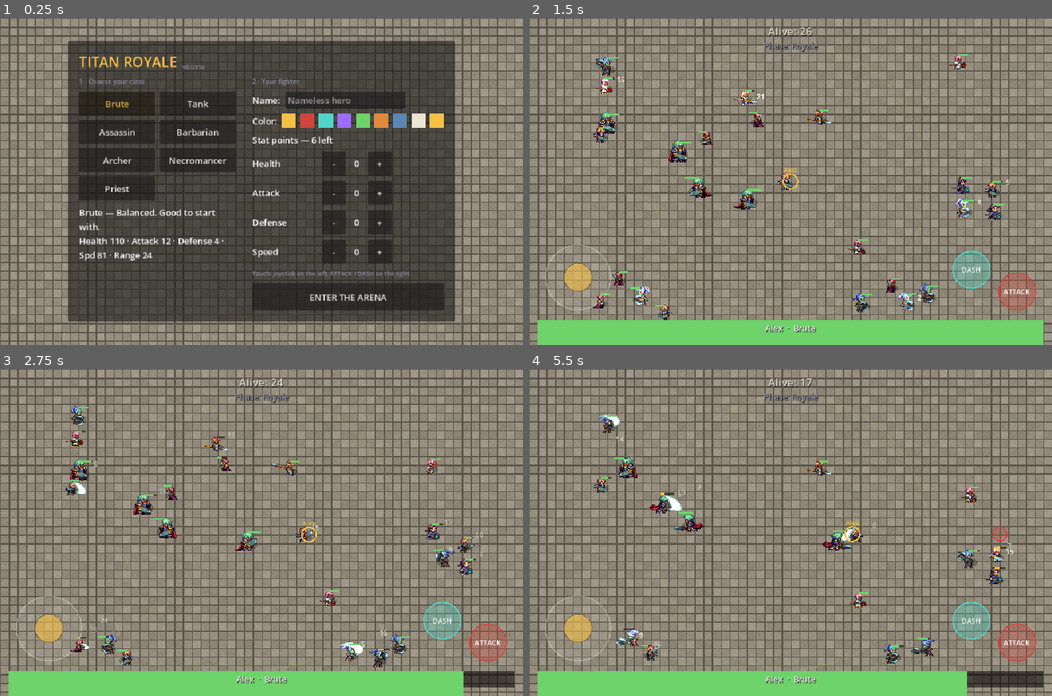
Above: before the commit, frames 1-4 (two rows, left to right).
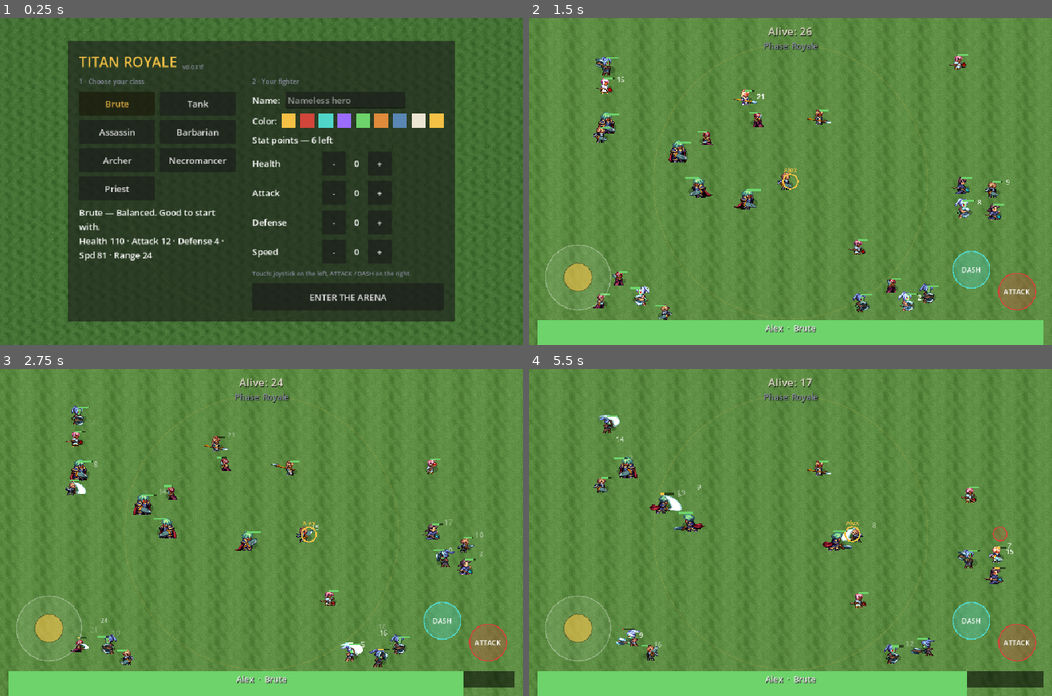
Above: after the commit, the same moments.

Repository: ruicasaisalves/titan-royale
Game: Godot game, scene res://scenes/Main.tscn
Two runs of this game, one before a commit and one after it. Both use one fixed random seed, a clock stepped at 60 frames per second and the inputs below.
Inputs (mouse positions are in pixels of both pictures, inside the frame that each line leads up to):
- Up to frame 1 (0.25 s): no input
- Up to frame 2 (1.5 s): click (874, 99) at 0.52 s; type "Alex" at 0.6 s; click "ENTER THE ARENA" at 1.25 s
- Up to frame 3 (2.75 s): move the mouse to (376, 516) at 2.02 s; hold D from 2.03 s (still down); hold Shift from 2.03 s (still down); click (376, 516) at 2.17 s; tap Space at 2.27 s
- Up to frame 4 (5.5 s): release D at 2.75 s; release Shift at 2.75 s; drag from (685, 548) to (764, 597) at 2.77 s; move the mouse to (842, 460) at 3.52 s; hold D 3.53-4.25 s; hold Shift 3.53-4.25 s; drag from (764, 597) to (633, 483) at 4.27 s; move the mouse to (947, 581) at 5.02 s; hold A from 5.03 s (still down); hold Shift from 5.03 s (still down); tap Space at 5.27 s

The runs differ from the first frame. In frame 1, 72% of the frame differs, in the area x 0-100%, y 0-100%; in frame 2, 89%; in frame 3, 90%; in frame 4, 91%.

Commit message:
Add floor tile library with random per-match selection
Add five more seamless 64x64 floor tiles (plaza_grey, sand_light,
sand_gold, grass, grass_dark) alongside the original stone_floor, all
generated by the new tools/gen_floors.py. Arena now keeps a FLOOR_TILES
library and _pick_floors() randomly assigns one floor to stage 1 (royale)
and one to stage 2 (titans) each match; _draw() tiles the current phase's
floor. This sets up the future stage/theme-based floor grouping. Bump to
0.031f.

Co-Authored-By: Claude Opus 4.8 <noreply@anthropic.com>
Claude-Session: https://claude.ai/code/session_01C8M7UENX3dzYfcT4jyVMtX

Diff:
--- a/project.godot
+++ b/project.godot
@@ -15,7 +15,7 @@
 [application]
 
 config/name="Titan Royale"
-config/version="0.031e"
+config/version="0.031f"
 run/main_scene="res://scenes/Main.tscn"
 config/features=PackedStringArray("4.7")
 config/icon="res://icon.png"
--- a/scripts/Arena.gd
+++ b/scripts/Arena.gd
@@ -38,16 +38,28 @@
 var running: bool = false
 var _player_prev_alive: bool = true
 
-var _floor_tex: Texture2D = null
+# Biblioteca de chãos (tiles seamless em assets/arena/). No futuro podem
+# agrupar-se por tema; por agora cada partida sorteia um chão para a royale
+# (fase 1) e outro para a fase dos titãs (fase 2).
+const FLOOR_TILES := ["stone_floor", "plaza_grey", "sand_light", "sand_gold", "grass", "grass_dark"]
+var _floor_stage1: Texture2D = null
+var _floor_stage2: Texture2D = null
 
 func _ready() -> void:
 	world_size = get_viewport_rect().size
-	_floor_tex = load("res://assets/arena/stone_floor.png")
 	texture_repeat = CanvasItem.TEXTURE_REPEAT_ENABLED
 	texture_filter = CanvasItem.TEXTURE_FILTER_NEAREST
+	_pick_floors()
+
+func _pick_floors() -> void:
+	var names: Array = FLOOR_TILES.duplicate()
+	names.shuffle()
+	_floor_stage1 = load("res://assets/arena/%s.png" % names[0])
+	_floor_stage2 = load("res://assets/arena/%s.png" % names[1])
 
 # ---------- arranque ----------
 func setup(cfg: Dictionary) -> void:
+	_pick_floors()   # novo chão sorteado a cada partida
 	for f in fighters:
 		f.queue_free()
 	for it in items:
@@ -414,11 +426,12 @@
 # ---------- fundo da arena ----------
 func _draw() -> void:
 	var t: float = arena_tint
-	# chão de pedra em mosaico (tileado); escurece/tinge na fase dos titãs
-	if _floor_tex != null:
-		draw_texture_rect(_floor_tex, Rect2(Vector2.ZERO, world_size), true)
-		if t > 0.0:
-			draw_rect(Rect2(Vector2.ZERO, world_size), Color(0.078, 0.067, 0.133, 0.55 * t))
+	# chão em mosaico: fase 1 (royale) ou fase 2 (titãs), sorteados por partida
+	var floor: Texture2D = _floor_stage2 if phase >= Phase.TITAN else _floor_stage1
+	if floor != null:
+		draw_texture_rect(floor, Rect2(Vector2.ZERO, world_size), true)
+		if phase >= Phase.TITAN:
+			draw_rect(Rect2(Vector2.ZERO, world_size), Color(0.078, 0.067, 0.133, 0.15))
 	else:
 		var floor_col: Color = Color(0.227, 0.184, 0.157).lerp(Color(0.078, 0.067, 0.133), t)
 		draw_rect(Rect2(Vector2.ZERO, world_size), floor_col)
Binary file added: assets/arena/grass.png
Not shown, added: assets/arena/grass.png.import
Binary file added: assets/arena/grass_dark.png
Not shown, added: assets/arena/grass_dark.png.import
Binary file added: assets/arena/plaza_grey.png
Not shown, added: assets/arena/plaza_grey.png.import
Binary file added: assets/arena/sand_gold.png
Not shown, added: assets/arena/sand_gold.png.import
Binary file added: assets/arena/sand_light.png
Not shown, added: assets/arena/sand_light.png.import
Not shown, changed: export_presets.cfg
Not shown, changed: CLAUDE.md
(and 1 more such lines)
